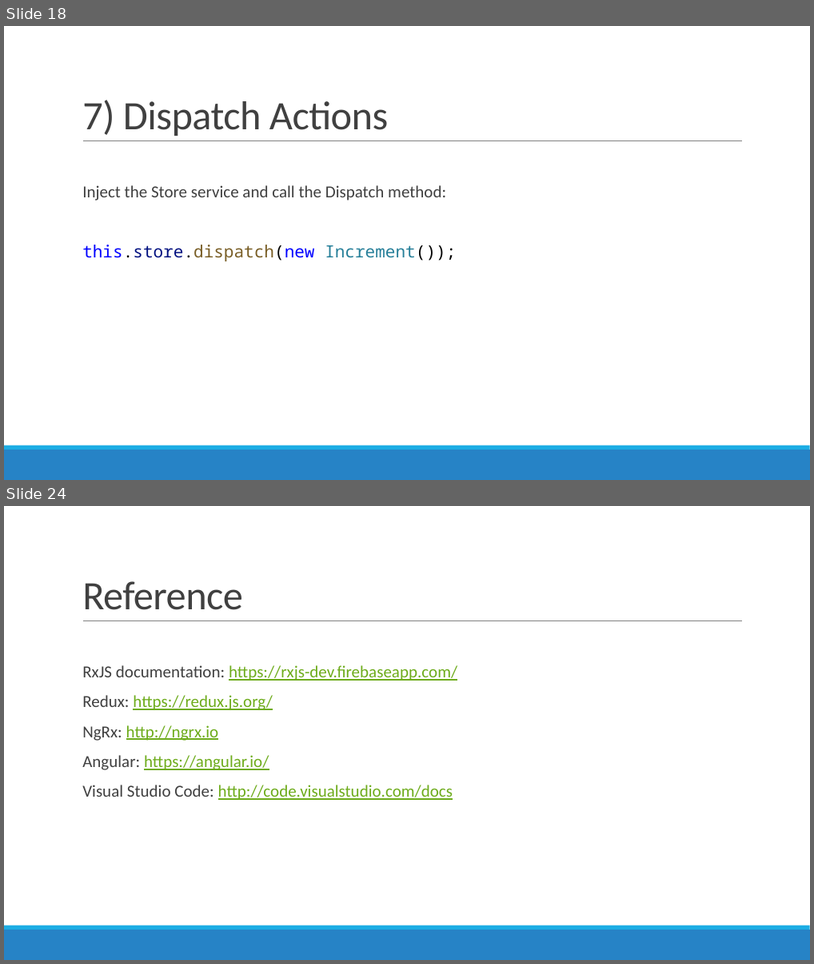
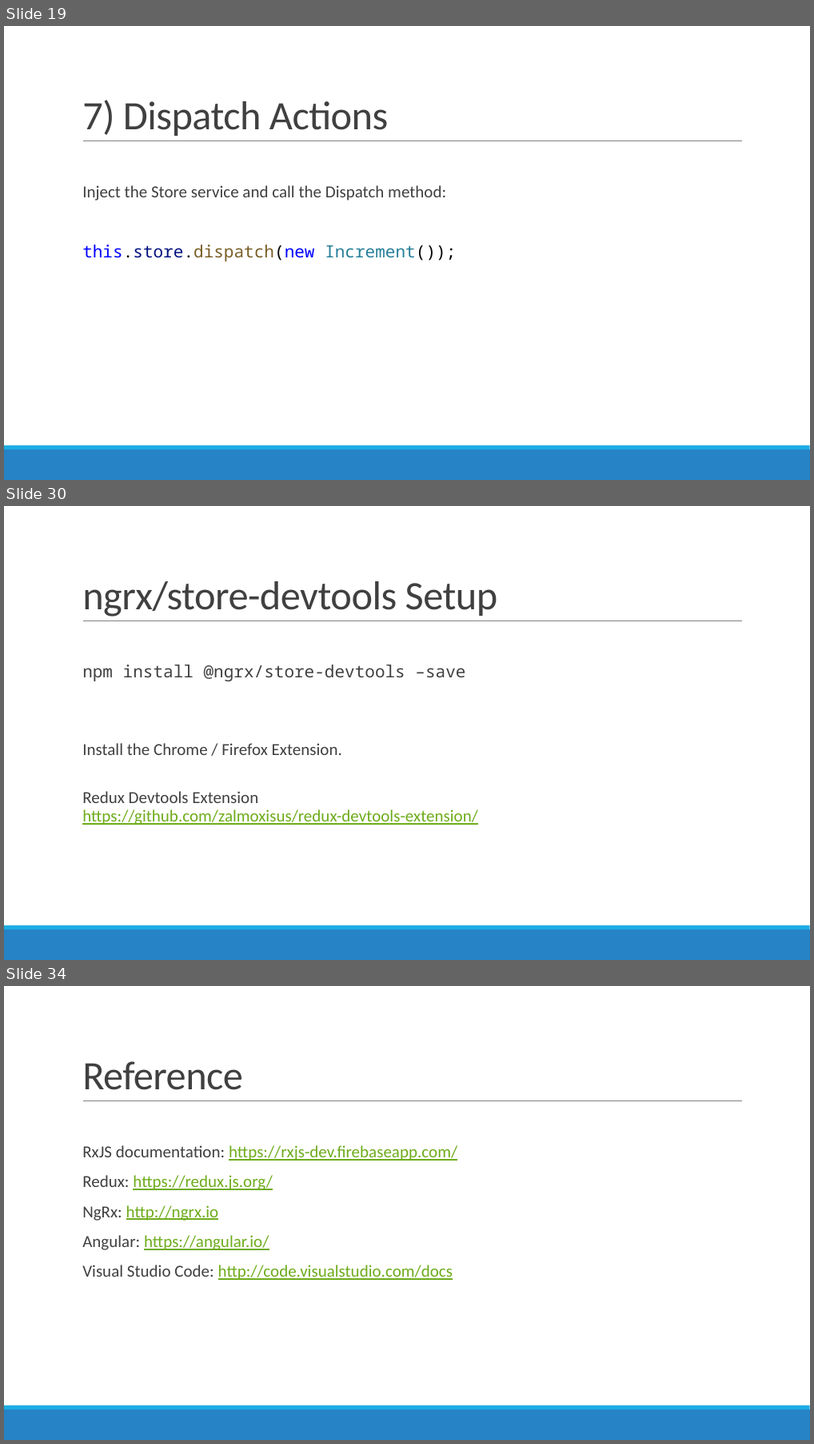
Before and after one commit to AGiorgetti/ngrx101, a slide deck: ReactiveProgramming_ngrx.pptx. Shown one above the other, each under a label of ours: slides 18 and 24 before the commit, slides 19, 30 and 34 after it; the slides between them are not shown. The pictures are 814x964 and 814x1444 pixels, drawn with LibreOffice and Linux fonts; fonts in the diff are those of the drawing. Boxes give left, top, right and bottom in pixels: in the first picture for what was removed or moved away, otherwise in the second. Text is boxed around its words. In the diff, an @@ line names an element or a change of style, - is before the commit and + after.

```diff
--- a/ReactiveProgramming_ngrx.pptx
+++ b/ReactiveProgramming_ngrx.pptx
@@ slide 30 added at (x1=4, y1=506, x2=810, y2=960), background #FFFFFF; not listed: 3 template elements that a slide beside it also shows @@
@@ title added at (x1=82, y1=581, x2=498, y2=616), 48 pt, text #404040 @@
+ngrx/store-devtools Setup
@@ text added at (x1=82, y1=664, x2=478, y2=824), 20 pt, text #404040 @@
+  npm install @ngrx/store-devtools –save
+  Install the Chrome / Firefox Extension.
+  Redux Devtools Extension
+  https://github.com/zalmoxisus/redux-devtools-extension/
@@ what was slide 18 is now slide 19 @@
@@ what was slide 24 is now slide 34 @@
```
Also in this commit, not shown: 2 slides changed, 11 other slides added, 2 slides removed, 2 other files.
